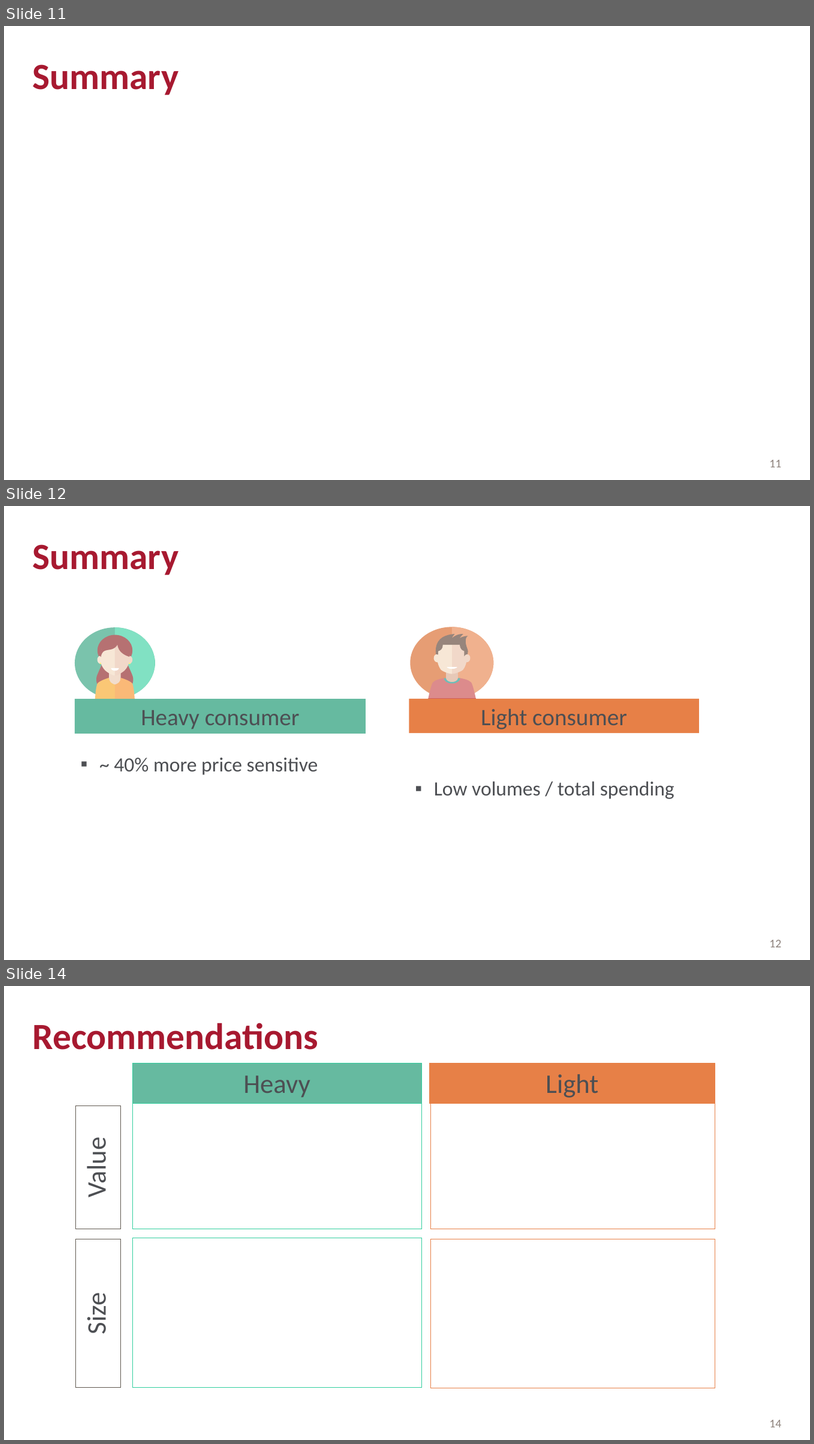
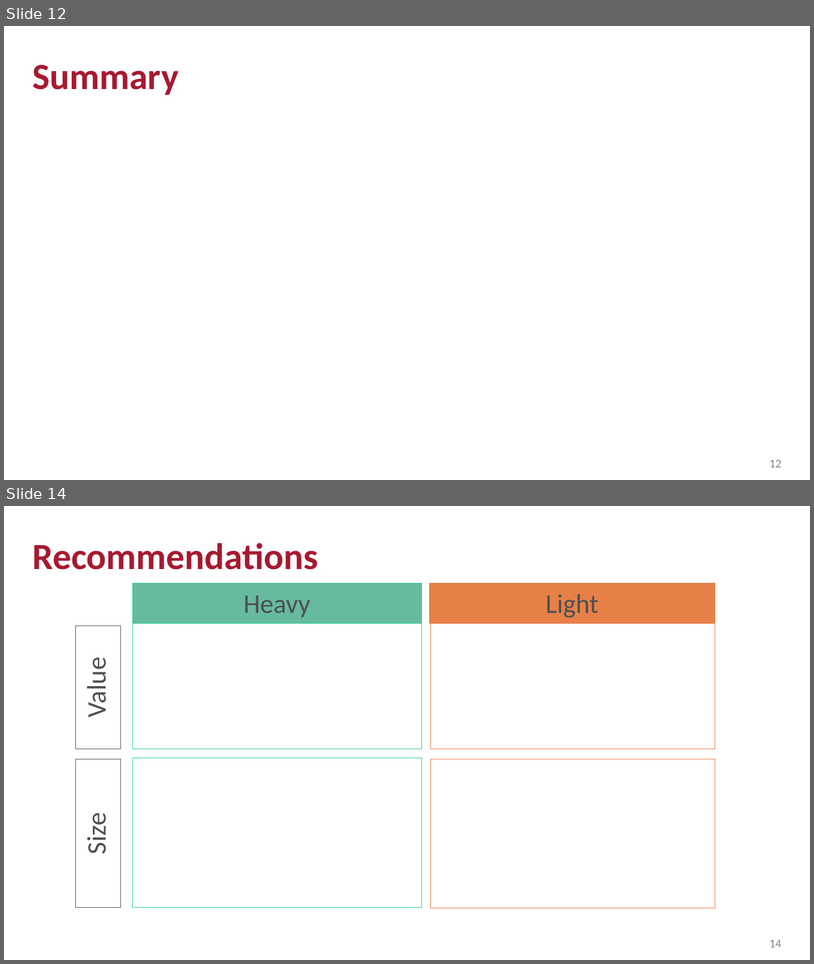
Before and after one commit to Jim89/retailGroupProject, a slide deck: Instant Coffee V4.pptx. Shown one above the other, each under a label of ours: slides 11, 12 and 14 before the commit, slides 12 and 14 after it; the slides between them are not shown. The pictures are 814x1444 and 814x964 pixels, drawn with LibreOffice and Linux fonts; fonts in the diff are those of the drawing. Boxes give left, top, right and bottom in pixels: in the first picture for what was removed or moved away, otherwise in the second. Text is boxed around its words. In the diff, an @@ line names an element or a change of style, - is before the commit and + after.

```diff
--- a/Instant Coffee V4.pptx
+++ b/Instant Coffee V4.pptx
@@ slide 12 removed at (4, 506, 810, 960), background #FFFFFF; not listed: 1 template element that a slide beside it also shows @@
@@ title removed at (32, 544, 179, 575) @@
-Summary
@@ rectangle removed at (75, 627, 155, 699) @@
@@ rectangle removed at (407, 627, 494, 699) @@
@@ group removed at (75, 628, 155, 699): 17 freeform shapes @@
@@ group removed at (411, 627, 494, 699): 12 freeform shapes @@
@@ rectangle removed at (75, 699, 366, 733) @@
-Heavy consumer
@@ rectangle removed at (410, 699, 699, 733) @@
-Light consumer
@@ text removed at (114, 757, 318, 775) @@
-▪ ~ 40% more price sensitive
@@ text removed at (434, 781, 675, 799) @@
-▪ Low volumes / total spending
@@ what was slide 11 is now slide 12 @@
@@ page number at (770, 459, 782, 467): text changed @@
-11
+12
```
Also in this commit, not shown: 3 slides changed, 1 slide added.
